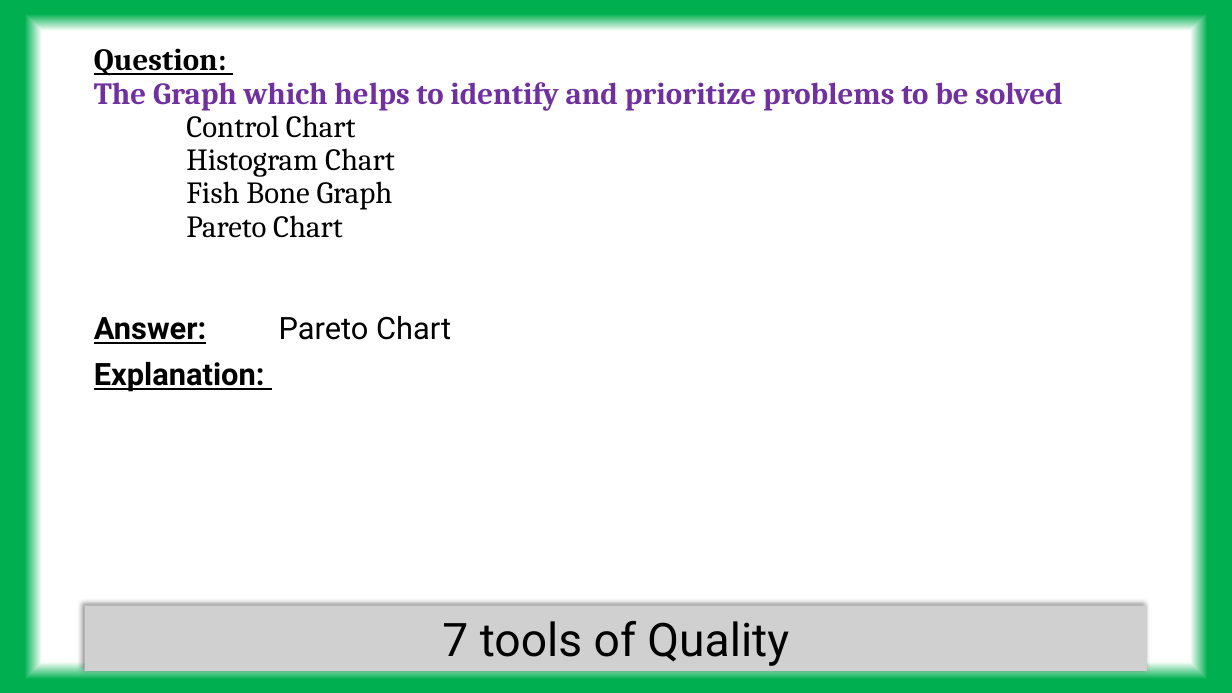
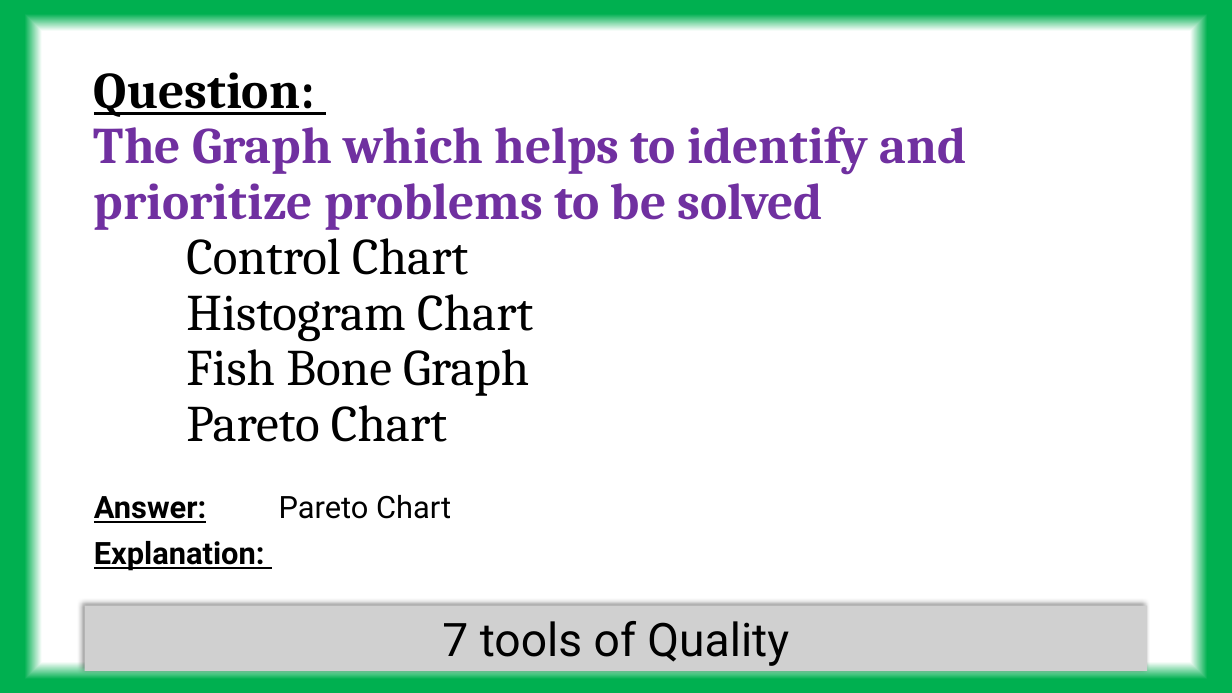
Before and after one commit to tanmoyie/Quality-Control, a slide deck: slide 18 of SSYB,SSGB Six Sigma Yellow Belt or Six Sigma Green Belt/SSGB questions and answers with explanation (SSYB as well).pptx (slide 19 before the commit). Drawn at 1232x693 pixels with LibreOffice and Linux fonts; fonts in the diff are those of the drawing; grey boxes stand for pictures. Boxes give left, top, right and bottom in pixels: in the first picture for what was removed or moved away, otherwise in the second. Text is boxed around its words. In the diff, an @@ line names an element or a change of style, - is before the commit and + after.

```diff
--- a/SSYB,SSGB Six Sigma Yellow Belt or Six Sigma Green Belt/SSGB questions and answers with explanation (SSYB as well).pptx
+++ b/SSYB,SSGB Six Sigma Yellow Belt or Six Sigma Green Belt/SSGB questions and answers with explanation (SSYB as well).pptx
@@ title "Question: The Graph which helps ..." moved from (x1=94, y1=48, x2=1062, y2=238) to (x1=94, y1=72, x2=966, y2=442) @@
@@ title "Question: The Graph which helps ..." at (x1=94, y1=72, x2=966, y2=442): size 24 to 40 pt @@
@@ text "Answer: Pareto Chart" moved from (x1=94, y1=316, x2=451, y2=392) to (x1=94, y1=495, x2=451, y2=571) @@
```
Also in this commit, not shown: 8 other slides changed, 1 slide removed, 2 other files.
